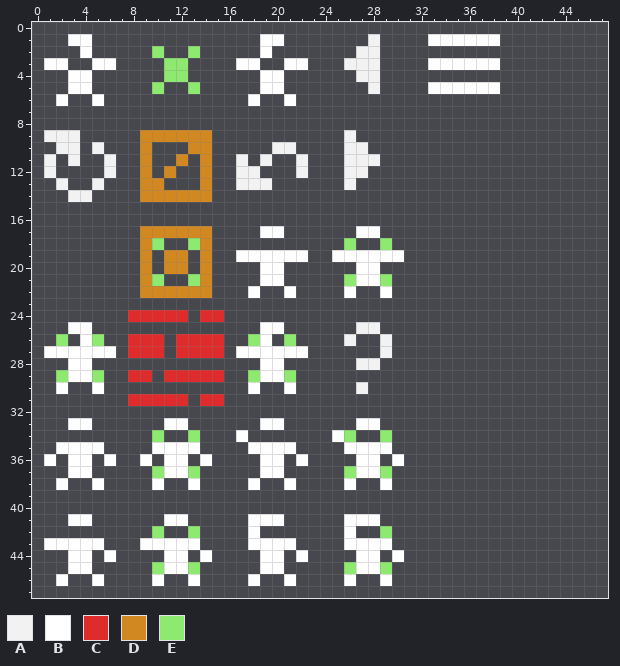
Pixel-art sprite -- images/tileset-colors-8x8.png. This is how it looked before the edit.
The file is 48x48 pixels.
Palette (. is transparent): A #f2f2f2  B #ffffff  C #de2b2b  D #d28821  E #8ee970
Pixels before, first column x 1:
 1 ..BB..............BB.......A....BBBBBB
 2 ...B.....E..E.....B.......AA..........
 3 BB..BB....EE....BB..BB...AAA....BBBBBB
 4 ..BB......EE......BB......AA..........
 5 ..BB.....E..E.....BB.......A....BBBBBB
 6 .B..B............B..B.................
 7 ......................................
 8 ......................................
 9 AAA.....DDDDDD...........A............
10 .AA.A...D...DD.....AA....AA...........
11 A.A..A..D..D.D..A.A..A...AAA..........
12 A....A..D.D..D..AA...A...AA...........
13 .A..A...DD...D..AAA......A............
14 ..AA....DDDDDD........................
15 ......................................
16 ......................................
17 ........DDDDDD....BB......BB..........
18 ........DE..ED...........E..E.........
19 ........D.DD.D..BBBBBB..BBBBBB........
20 ........D.DD.D....BB......BB..........
21 ........DE..ED....BB.....EBBE.........
22 ........DDDDDD...B..B....B..B.........
23 ......................................
24 .......CCCCC.CC.......................
25 ..BB..............BB......AA..........
26 .E.BE..CCC.CCCC..EB.E....A..A.........
27 BBBBBB.CCC.CCCC.BBBBBB......A.........
28 ..BB..............BB......AA..........
29 .EBBE..CC.CCCCC..EBBE.................
30 .B..B............B..B.....A...........
31 .......CCCCC.CC.......................
32 ......................................
33 ..BB......BB......BB......BB..........
34 .........E..E...B.......BE..E.........
35 .BBBB....BBBB....BBBB....BBBB.........
36 B.BB.B..B.BB.B....BB.B....BB.B........
37 ..BB.....EBBE.....BB.....EBBE.........
38 .B..B....B..B....B..B....B..B.........
39 ......................................
40 ......................................
41 ..BB......BB.....BBB.....BBB..........
42 .........E..E....B.......B..E.........
43 BBBBB...BBBBB....BBBB....BBBB.........
44 ..BB.B....BB.B....BB.B....BB.B........
45 ..BB.....EBBE.....BB.....EBBE.........
46 .B..B....B..B....B..B....B..B.........
New version:
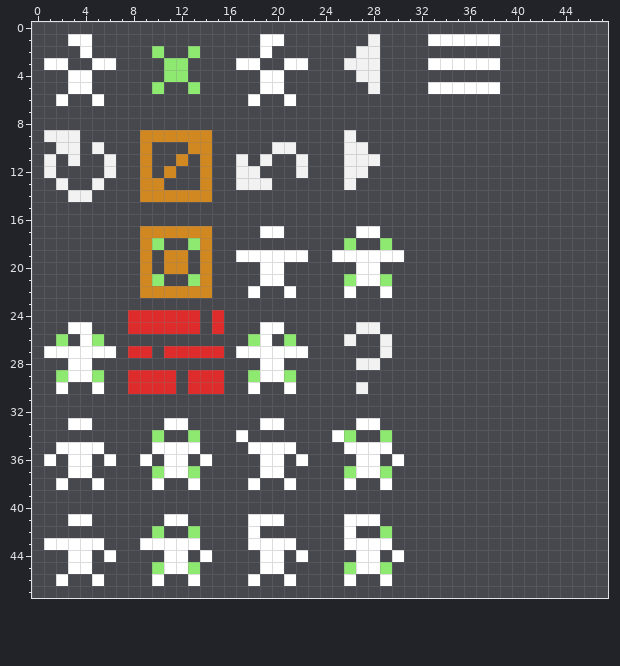
Edits made:
y 24: x 13..14 .C -> C.
y 25: x 8..13 ...... -> CCCCCC; x 15 . -> C
y 26: x 8..10 CCC -> ...; x 12..15 CCCC -> ....
y 27: x 10..11 C. -> .C
y 29: x 10 . -> C; x 12 C -> .
y 30: x 8..11 .... -> CCCC; x 13..15 ... -> CCC
y 31: x 8..12 CCCCC -> .....; x 14..15 CC -> ..
Changed places in both pictures, as pixel boxes (x1, y1, x2, y2):
changed: (128, 310, 224, 406)
